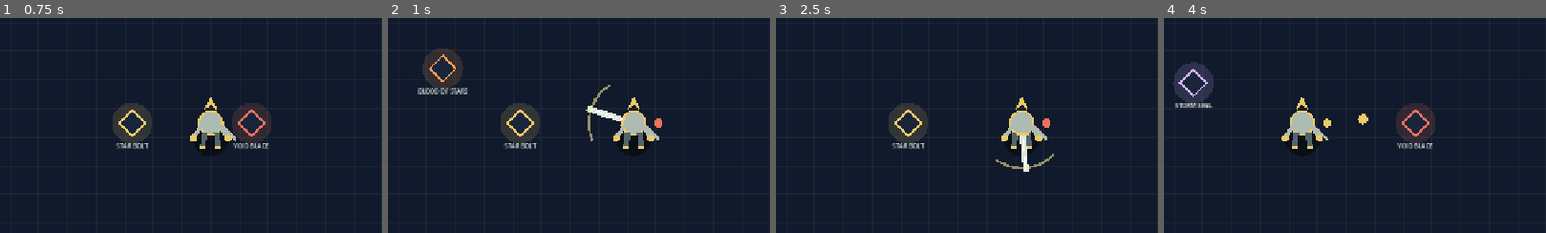
Above: before the commit, frames 1-4 (left to right).
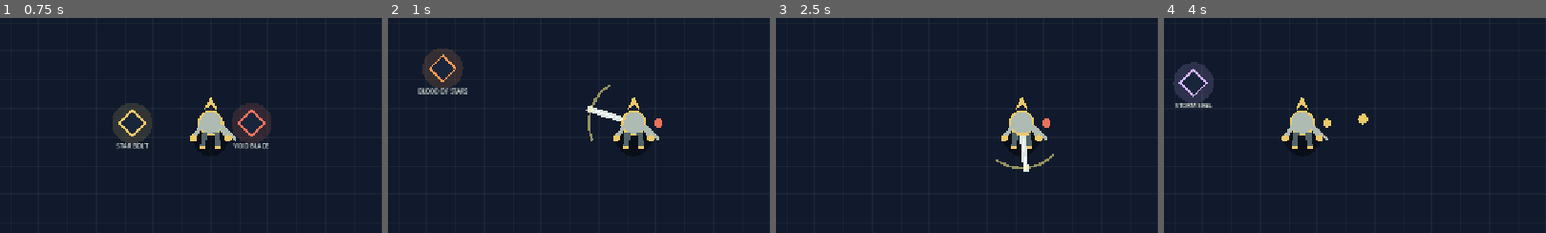
Above: after the commit, the same moments.

Repository: domaki7/new-project
Game: Godot game, scene res://main.tscn
The game is run twice, just before and just after one commit, with the same random seed, the same clock (stepped at 60 frames per second) and the same inputs.
Inputs (mouse positions are % of the whole screen's width and height, from its top left):
- Up to frame 1 (0.75 s): tap Enter at 0.5 s; move the mouse to (72, 45) at 0.52 s; hold D from 0.53 s (still down); tap R at 0.6 s; click (72, 45) at 0.67 s
- Up to frame 2 (1 s): keep holding D
- Up to frame 3 (2.5 s): move the mouse to (30, 55) at 1.27 s; release D at 1.28 s; hold S 1.28-2.03 s; tap R at 1.35, 2.1 s; move the mouse to (60, 28) at 2.02 s; hold D from 2.03 s (still down)
- Up to frame 4 (4 s): move the mouse to (45, 70) at 2.77 s; release D at 2.78 s; hold W 2.78-3.53 s; tap R at 2.85, 3.6 s; click (45, 70) at 2.92 s; move the mouse to (80, 65) at 3.52 s; hold A from 3.53 s (still down)
The pictures show only the part of the screen within x 25-75%, y 26-76%; the shares and areas given below are measured in that part.

Frame 1 is identical in both runs. In frame 2, 1.4% of the frame differs, in the area x 29-40%, y 39-61%; in frame 3, 1.4%; in frame 4, 1.4%, in the area x 60-71%, y 39-61%.

Commit message:
Enforce Godot weapon family paths

Diff:
--- a/godot/main.gd
+++ b/godot/main.gd
@@ -195,11 +195,21 @@
                 if weapon_family.is_empty():
                     weapon_family = WEAPONS[id].family
                     load_path_nodes()
+                    for other_pickup in pickups.duplicate():
+                        if WEAPONS.has(other_pickup.name) and WEAPONS[other_pickup.name].family != weapon_family:
+                            pickups.erase(other_pickup)
+                if WEAPONS[id].family != weapon_family:
+                    pickups.erase(pickup)
+                    continue
                 unlocked_nodes[id] = true
                 save_path_nodes()
                 weapon_ranks[id] = int(weapon_ranks.get(id, 0)) + 1
                 if not equipped.has(id) and equipped.size() < MAX_WEAPONS: equipped.append(id); weapon_cooldowns[id] = 0.0
-            elif UPGRADES.has(id): unlocked_nodes[id] = true; save_path_nodes(); apply_upgrade(id)
+            elif UPGRADES.has(id):
+                if UPGRADES[id].family != weapon_family:
+                    pickups.erase(pickup)
+                    continue
+                unlocked_nodes[id] = true; save_path_nodes(); apply_upgrade(id)
             status = "%s CLAIMED / %s PATH" % [id, weapon_family]
             pickups.erase(pickup)
     pickups = pickups.filter(func(item: Dictionary) -> bool: return item.life > 0.0)
@@ -279,7 +289,7 @@
     ascension_options.clear()
     var candidates: Array[String] = []
     for id in WEAPONS:
-        if WEAPONS[id].family == weapon_family and not unlocked_nodes.has(id): candidates.append(id)
+        if WEAPONS[id].family == weapon_family and not unlocked_nodes.has(id) and equipped.size() < MAX_WEAPONS: candidates.append(id)
     for id in UPGRADES:
         if UPGRADES[id].family == weapon_family and not unlocked_nodes.has(id): candidates.append(id)
     candidates.shuffle()
